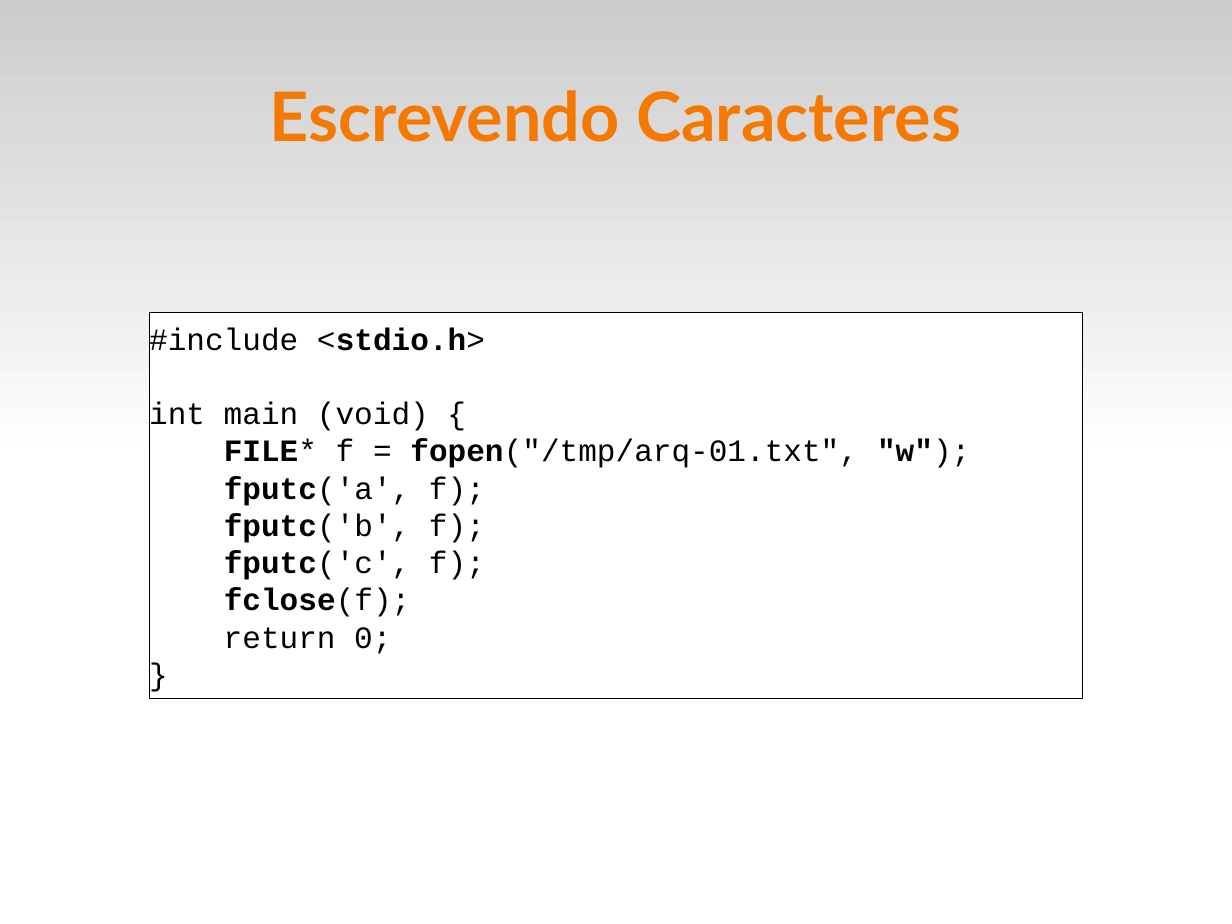
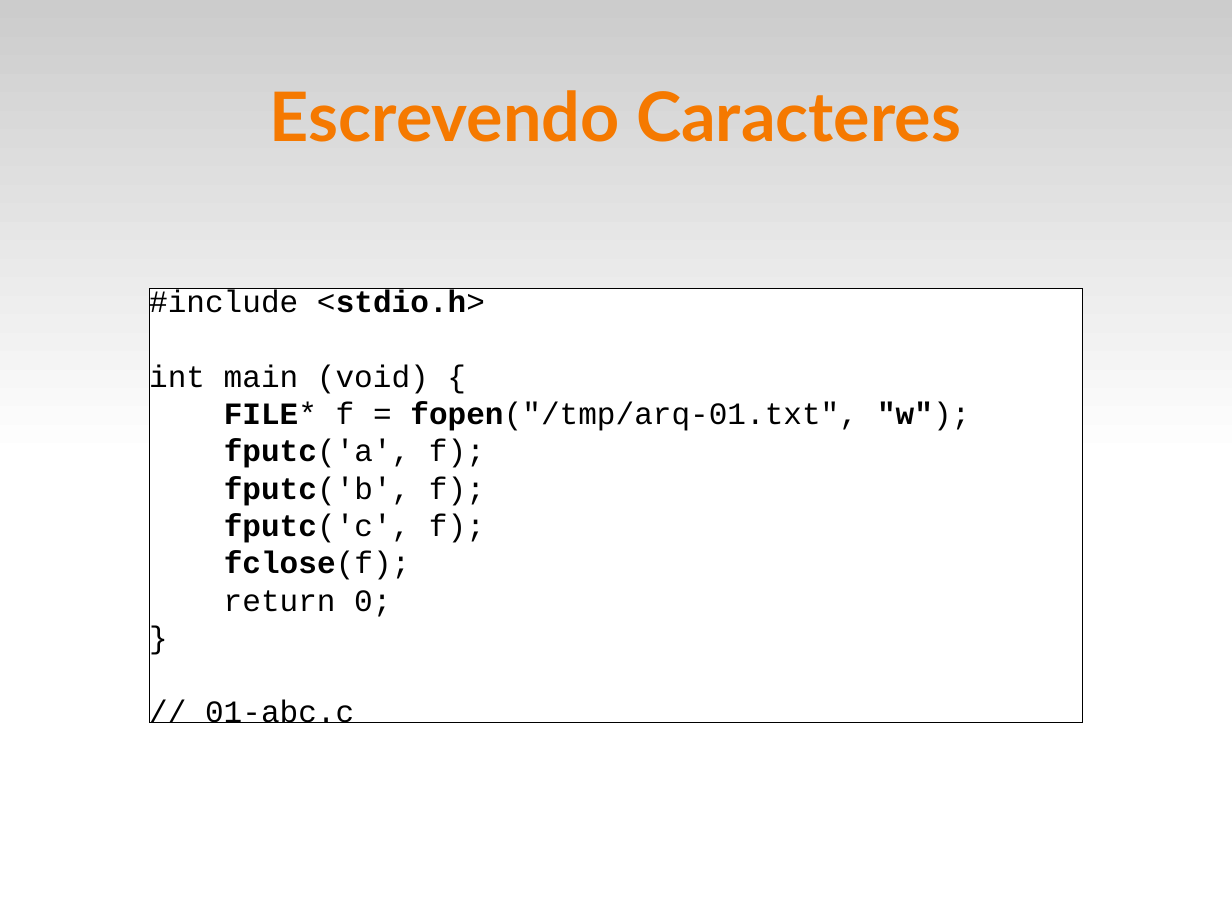
Before and after one commit to fsantanna-uerj/LP1, a slide deck: slide 3 of Slides/lp1-08-arquivos.odp. Drawn at 1232x924 pixels with LibreOffice and Linux fonts; fonts in the diff are those of the drawing. Boxes give left, top, right and bottom in pixels: in the first picture for what was removed or moved away, otherwise in the second. Text is boxed around its words. In the diff, an @@ line names an element or a change of style, - is before the commit and + after.

```diff
--- a/Slides/lp1-08-arquivos.odp
+++ b/Slides/lp1-08-arquivos.odp
@@ rectangle "#include <stdio.h>": place and size @@
-rectangle "#include <stdio.h>" at <box>149,312,1083,698</box>
+rectangle "#include <stdio.h>" at <box>149,288,1083,722</box>
@@ text in rectangle at <box>205,700,354,723</box>: paragraph added @@
+// 01-abc.c
```
Also in this commit, not shown: 3 other slides changed, 1 slide added, 2 other files.
